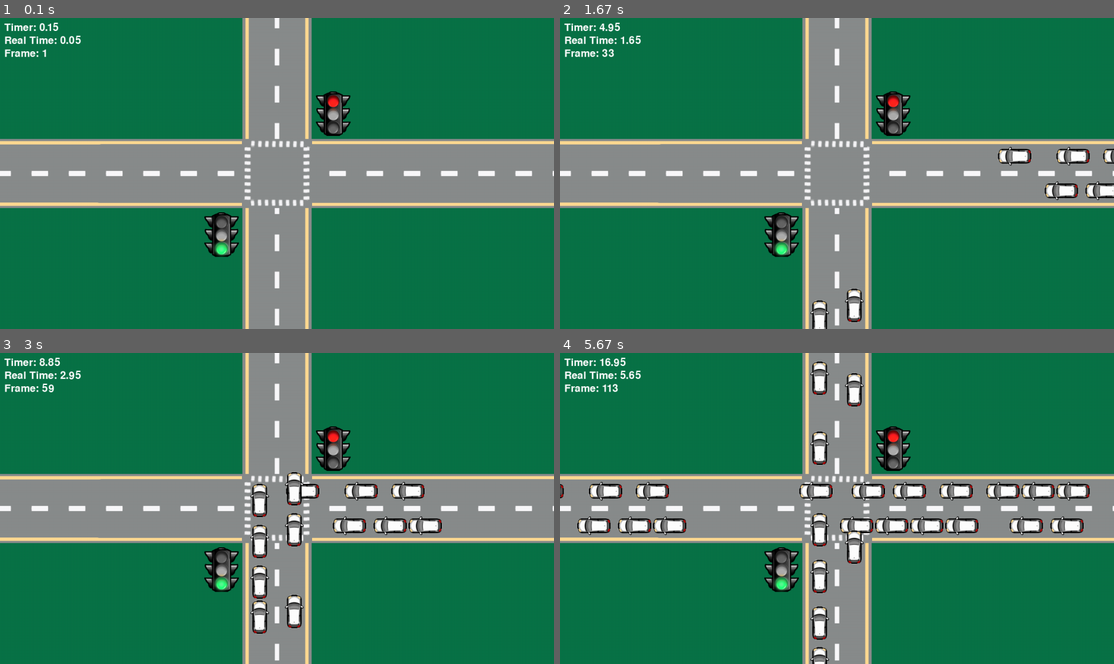
Above: before the commit, frames 1-4 (two rows, left to right).
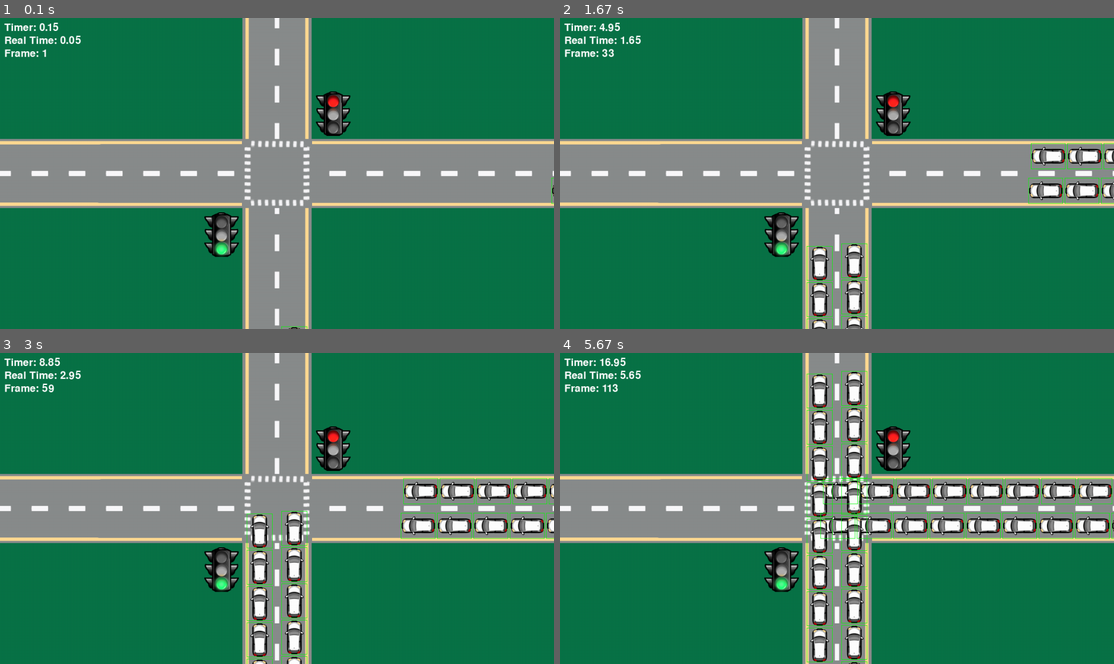
Above: after the commit, the same moments.

Repository: IChaudhry892/csce-4430-project
Game: pygame game, started from pygame-traffic-test/main.py
Same seed, same stepped clock (60 frames per second), same inputs: the game is played once before the commit and once after it.
Inputs:
- Up to frame 1 (0.1 s): no input
- Up to frame 2 (1.67 s): no input
- Up to frame 3 (3 s): no input
- Up to frame 4 (5.67 s): no input

The runs differ from the first frame. In frame 1, less than 0.1% of the frame differs, in the area x 50-100%, y 51-100%; in frame 2, 3.0%; in frame 3, 6.4%; in frame 4, 11%, in the area x 0-100%, y 2-100%.

Commit message:
Add debug rectangles to vehicles.
In Display.py, draw debug rectangles on every vehicle to help see the difference between different min_gap values in Road.py.

Diff:
--- a/pygame-traffic-test/Animation/Display.py
+++ b/pygame-traffic-test/Animation/Display.py
@@ -1,5 +1,7 @@
 import pygame
 from Graphics.SimulationGraphicConfig import SimulationGraphicConfig
+
+from Road.Road import Road
 
 
 class Display:
@@ -26,4 +28,21 @@
         self.screen.blit(real_time_text, (10, 40))
         self.screen.blit(frame_count_text, (10, 70))
 
+        # FOR DEBUGGING: draw per-road spawn rectangles and all vehicle rects (keeps visuals in sync)
+        scenario = handler.scenario
+        for comp in scenario.getComponents():
+            if isinstance(comp, Road):
+                # Draw vehicle rects for every lane (keeps them in-sync with current vehicle positions)
+                for lane_id, lane_list in comp.vehicle_lanes.items():
+                    for v in lane_list:
+                        v_rect = pygame.Rect(int(v.x), int(v.y), int(v.width), int(v.height))
+                        pygame.draw.rect(self.screen, (0, 255, 0), v_rect, 1)
+
+                # Draw spawn rectangles for both lanes (these are off-screen since spawn point is outside)
+                for lane_id in comp.vehicle_lanes.keys():
+                    lane_key = comp.get_lane_key(lane_id)
+                    sx, sy = SimulationGraphicConfig.LANE_STARTING_POSITIONS[lane_key]
+                    spawn_rect = pygame.Rect(int(sx), int(sy), SimulationGraphicConfig.VEHICLE_WIDTH, SimulationGraphicConfig.VEHICLE_HEIGHT)
+                    pygame.draw.rect(self.screen, (255, 0, 0), spawn_rect, 1)
+
         pygame.display.update()
--- a/pygame-traffic-test/Graphics/SimulationGraphicConfig.py
+++ b/pygame-traffic-test/Graphics/SimulationGraphicConfig.py
@@ -52,7 +52,7 @@
         "horizontal_road_left_lane": [HORIZONTAL_ROAD_START_X, HORIZONTAL_ROAD_LEFT_LANE_START_Y],
         "horizontal_road_right_lane": [HORIZONTAL_ROAD_START_X, HORIZONTAL_ROAD_RIGHT_LANE_START_Y]
     }
-    VEHICLE_SPAWN_GAP_METERS = 0.5  # Minimum gap between spawned vehicles in meters
+    VEHICLE_SPAWN_GAP_METERS = 0  # Minimum gap between spawned vehicles in meters
 
     # Traffic Signal Constants
     TRAFFIC_SIGNAL_WIDTH = 80
--- a/pygame-traffic-test/Road/Road.py
+++ b/pygame-traffic-test/Road/Road.py
@@ -20,6 +20,10 @@
             "right_lane": []
         }
 
+        # FOR DEBUGGING
+        self.debug_spawn_rect = None
+        self.debug_vehicle_rects = []
+
     def draw(self, screen):
         screen.blit(self.image, (self.x, self.y))
 
@@ -32,19 +36,17 @@
     def get_lane_key(self, lane_id):
         return f"{self.road_id}_{lane_id}"
 
-    def can_spawn_in_lane(self, lane_id, screen) -> bool:
+    def can_spawn_in_lane(self, lane_id) -> bool:
         """Check if a vehicle can be spawned in the specified lane based on existing vehicles"""
         lane_vehicle_list = self.vehicle_lanes[lane_id]
         lane_key = self.get_lane_key(lane_id)
-        min_gap = max(SimulationGraphicConfig.VEHICLE_WIDTH, SimulationGraphicConfig.VEHICLE_HEIGHT) + (SimulationGraphicConfig.VEHICLE_SPAWN_GAP_METERS * SimulationConfig.PIXELS_PER_METER)
+        min_gap = SimulationGraphicConfig.VEHICLE_SPAWN_GAP_METERS * SimulationConfig.PIXELS_PER_METER
         spawn_x = SimulationGraphicConfig.LANE_STARTING_POSITIONS[lane_key][0]
         spawn_y = SimulationGraphicConfig.LANE_STARTING_POSITIONS[lane_key][1]
 
         spawn_rectangle = pygame.Rect((spawn_x, spawn_y, SimulationGraphicConfig.VEHICLE_WIDTH, SimulationGraphicConfig.VEHICLE_HEIGHT))
-        pygame.draw.rect(screen, (255, 0, 0), spawn_rectangle, 2)  # For debugging: visualize spawn area
         for vehicle in lane_vehicle_list:
-            vehicle_rectangle = pygame.Rect((vehicle.x, vehicle.y, vehicle.width, vehicle.height))
-            pygame.draw.rect(screen, (0, 255, 0), vehicle_rectangle, 2)  # For debugging: visualize existing vehicle
+            vehicle_rectangle = pygame.Rect((vehicle.x + min_gap, vehicle.y + min_gap, vehicle.width, vehicle.height))
             if spawn_rectangle.colliderect(vehicle_rectangle):
                 print(f"Cannot spawn in {lane_key}: spawn area occupied by vehicle at ({vehicle.x}, {vehicle.y})")
                 return False
@@ -66,18 +68,21 @@
         possible_lanes = list(self.vehicle_lanes.keys())
         return random.choice(possible_lanes)
 
-    def try_spawn_vehicle_in_lane(self, scenario, screen) -> bool:
+    def try_spawn_vehicle_in_lane(self, scenario, screen) -> Vehicle | None:
         """Attempt to spawn a vehicle in the specified lane if possible"""
         first_lane = self.choose_spawn_lane()
         second_lane = "left_lane" if first_lane == "right_lane" else "right_lane"
         lane_order = [first_lane, second_lane]
         for lane_id in lane_order:
-            if self.can_spawn_in_lane(lane_id, screen):
+            if self.can_spawn_in_lane(lane_id):
                 vehicle = self.create_vehicle(scenario.images, lane_id)
+                if vehicle is None:
+                    return None
+                # register the vehicle in the scenario and this road's lane
                 scenario.register_vehicle_in_scenario(vehicle)
                 self.register_vehicle_in_lane(vehicle)
-                return True
-        return False
+                return vehicle
+        return None
 
     def create_vehicle(self, images: dict, lane_id: str) -> Vehicle:
         """
@@ -92,25 +97,3 @@
         elif self.road_id == SimulationConfig.ROAD_IDS["Horizontal Road"]:
             img = images['car_west']
             return Vehicle(SimulationGraphicConfig.VEHICLE_WIDTH, SimulationGraphicConfig.VEHICLE_HEIGHT, SimulationConfig.VEHICLE_VELOCITY_MPS, img, self.road_id, lane_id)
-
-    # def is_vehicle_spawn_occupied(self, vehicle, min_distance):
-    #     """Check if a vehicle is too close to the spawn point"""
-    #     if self.road_id == SimulationConfig.ROAD_IDS["Vertical Road"]:
-    #         return abs(vehicle.y - SimulationGraphicConfig.VERTICAL_ROAD_START_Y) < min_distance
-    #     elif self.road_id == SimulationConfig.ROAD_IDS["Horizontal Road"]:
-    #         return abs(vehicle.x - SimulationGraphicConfig.HORIZONTAL_ROAD_START_X) < min_distance
-    #     return False
-
-    # def can_spawn_vehicle(self, scenario) -> bool:
-    #     """Check if a vehicle can be spawned on this road based on existing vehicles in each lane"""
-    #     for lane_id in ["left_lane", "right_lane"]:
-    #         lane_key = f"{self.road_id}_{lane_id}"
-    #         vehicles_in_lane = scenario.vehicle_lanes[lane_key]
-
-    #         # Check if any vehicle in the lane is too close to the spawn point
-    #         for vehicle in vehicles_in_lane:
-    #             min_spawn_distance = max(SimulationGraphicConfig.VEHICLE_WIDTH, SimulationGraphicConfig.VEHICLE_HEIGHT) + (SimulationGraphicConfig.VEHICLE_SPAWN_GAP_METERS * SimulationConfig.PIXELS_PER_METER)
-    #             if self.is_vehicle_spawn_occupied(vehicle, min_spawn_distance):
-    #                 print(f"Cannot spawn on {lane_key}: too close to existing vehicle at ({vehicle.x}, {vehicle.y})")
-    #                 return False  # Cannot spawn if any vehicle is too close
-    #     return True
--- a/pygame-traffic-test/SimulationToolbox/Scenario.py
+++ b/pygame-traffic-test/SimulationToolbox/Scenario.py
@@ -18,14 +18,6 @@
         self.intersection = None # Intersection object
         self.images = images    # Images dictionary for loading graphics
 
-        # Lists for tracking vehicles in each lane
-        # self.vehicle_lanes = {
-        #     "vertical_road_left_lane": [],
-        #     "vertical_road_right_lane": [],
-        #     "horizontal_road_left_lane": [],
-        #     "horizontal_road_right_lane": []
-        # }
-
         # FOR TESTING: Track how many vehicles spawned per lane (keys: "vertical_road_left_lane", etc.)
         self.spawn_counts = {
             "vertical_road_left_lane": 0,
@@ -38,7 +30,6 @@
         """Add a vehicle to components list and the appropriate lane list"""
         self.addComponent(vehicle)
         lane_key = f"{vehicle.road_id}_{vehicle.lane_id}"
-        # self.vehicle_lanes[lane_key].append(vehicle)
 
         # FOR TESTING: Update spawn counts
         self.spawn_counts[lane_key] += 1
--- a/pygame-traffic-test/SimulationToolbox/ScenarioHandler.py
+++ b/pygame-traffic-test/SimulationToolbox/ScenarioHandler.py
@@ -65,23 +65,13 @@
             self.timer += virtual_time_per_frame
 
             # Spawn vehicles based on traffic intensity for each road
-            # for road in self.scenario.getComponents():
-            #     if isinstance(road, Road) and random.random() < road.getTrafficIntensity() and road.can_spawn_vehicle(self.scenario):
-            #             vehicle = road.create_vehicle(self.scenario.images)
-            #             self.scenario.register_vehicle(vehicle)
-
-            #             # FOR TESTING: Update and print spawn counts
-            #             lane_key = f"{vehicle.road_id}_{vehicle.lane_id}"
-            #             print(f"Spawned vehicle in {lane_key}: total={self.scenario.spawn_counts[lane_key]}")
-
             for road in self.scenario.getComponents():
                 if isinstance(road, Road) and random.random() < road.getTrafficIntensity():
-                        spawned = road.try_spawn_vehicle_in_lane(self.scenario, self.display.screen)
-                        # if spawned: vehicle = spawned
-
-                        # # FOR TESTING: Update and print spawn counts
-                        # lane_key = f"{vehicle.road_id}_{vehicle.lane_id}"
-                        # print(f"Spawned vehicle in {lane_key}: total={self.scenario.spawn_counts[lane_key]}")
+                        vehicle = road.try_spawn_vehicle_in_lane(self.scenario, self.display.screen)
+                        if vehicle is not None:
+                            # FOR DEBUGGING/TESTING: Update and print spawn counts
+                            lane_key = f"{vehicle.road_id}_{vehicle.lane_id}"
+                            print(f"Spawned vehicle in {lane_key}: total={self.scenario.spawn_counts[lane_key]}")
 
             # Update simulatable components (just vehicles for now)
             for simulatable in self.scenario.getSimulatables()[:]:
--- a/pygame-traffic-test/SimulationToolbox/SimulationConfig.py
+++ b/pygame-traffic-test/SimulationToolbox/SimulationConfig.py
@@ -1,5 +1,5 @@
 class SimulationConfig:
-    VEHICLE_VELOCITY_MPS = 9    # 32.4 km/h = 9 m/s
+    VEHICLE_VELOCITY_MPS = 4    # 40 km/h = 11.11 m/s
     PIXELS_PER_METER = 10   # 10 pixels = 1 meter, 0.1 meter = 10 pixels
 
     FPS = 20                # Frames per second
@@ -10,4 +10,4 @@
     STOP_REAL_TIME = 30.0   # Stop simulation after 30 real-time seconds
 
     ROAD_IDS = {"Vertical Road": "vertical_road", "Horizontal Road": "horizontal_road"}
-    TRAFFIC_INTENSITIES = {"high": 0.15, "medium": 0.10, "low": 0.05} # Chance of spawning a vehicle per virtual minute per road
+    TRAFFIC_INTENSITIES = {"high": 15, "medium": 0.10, "low": 0.05} # Chance of spawning a vehicle per virtual minute per road
